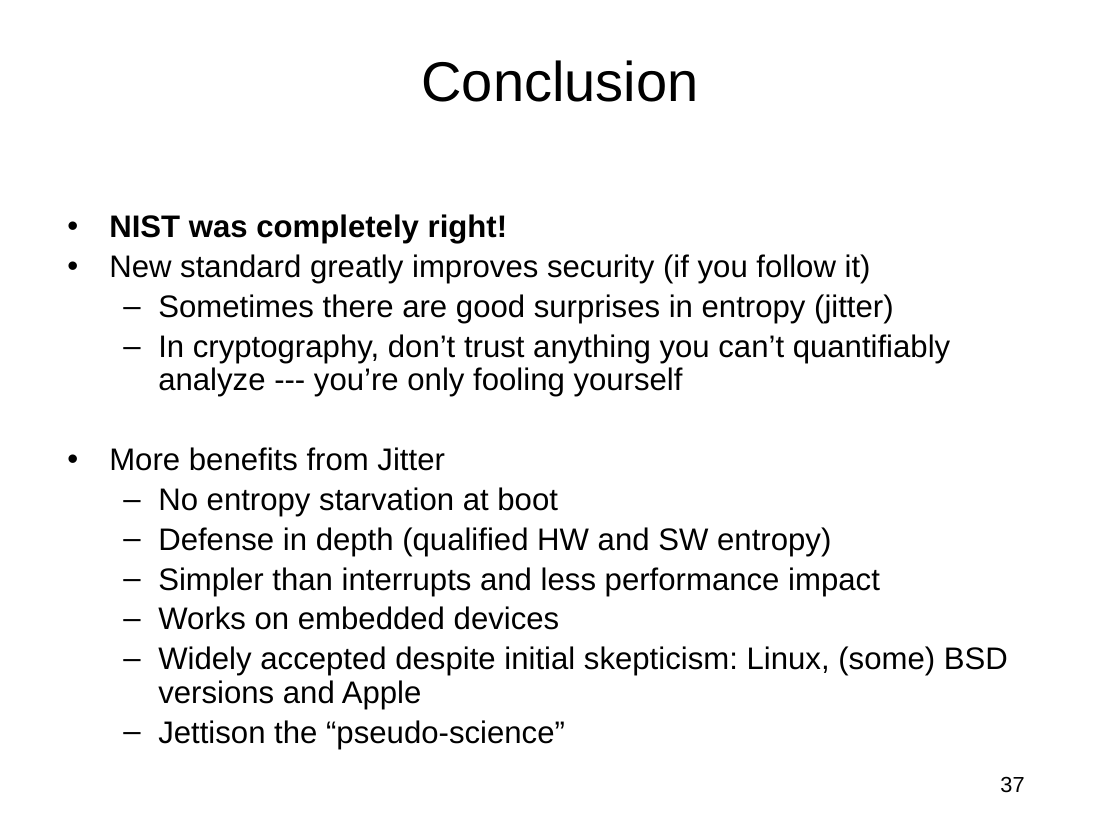
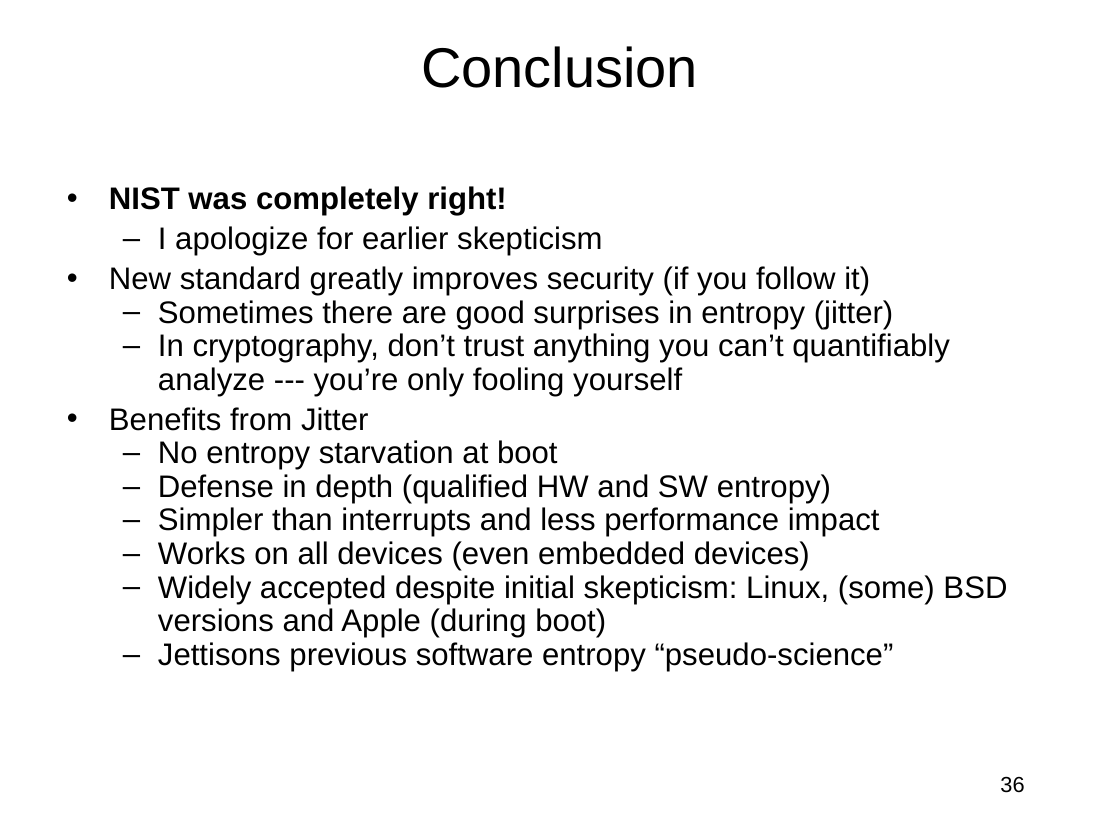
Before and after one commit to jlmucb/class_notes, a slide deck: slide 36 of BerkeleyClass/CS290Spring2013/Lectures/entropy_talk.pptx (slide 37 before the commit). Drawn at 1120x840 pixels with LibreOffice and Linux fonts; fonts in the diff are those of the drawing. Boxes give left, top, right and bottom in pixels: in the first picture for what was removed or moved away, otherwise in the second. Text is boxed around its words. In the diff, an @@ line names an element or a change of style, - is before the commit and + after.

```diff
--- a/BerkeleyClass/CS290Spring2013/Lectures/entropy_talk.pptx
+++ b/BerkeleyClass/CS290Spring2013/Lectures/entropy_talk.pptx
@@ title "Conclusion": place and size @@
-title "Conclusion" at [421,60,698,102]
+title "Conclusion" at [421,46,698,88]
@@ text "NIST was completely right!": place and size @@
-text "NIST was completely right!" at [109,214,1008,749]
+text "NIST was completely right!" at [109,186,1007,671]
@@ text at [158,226,602,256]: paragraph added @@
+  – I apologize for earlier skepticism
@@ text at [158,300,949,537]: less space between paragraphs @@
@@ text at [109,407,368,431]: text changed @@
-• More benefits from Jitter
+• Benefits from Jitter
@@ text at [158,541,1007,671]: text changed @@
-  – Works on embedded devices
-  – Widely accepted despite initial skepticism: Linux, (some) BSD versions and Apple
-  – Jettison the “pseudo-science”
+  – Works on all devices (even embedded devices)
+  – Widely accepted despite initial skepticism: Linux, (some) BSD versions and Apple (during boot)
+  – Jettisons previous software entropy “pseudo-science”
@@ page number at [1000,776,1024,793]: text changed @@
-37
+36
```
Also in this commit, not shown: 22 other slides changed, 2 slides added, 3 slides removed.
